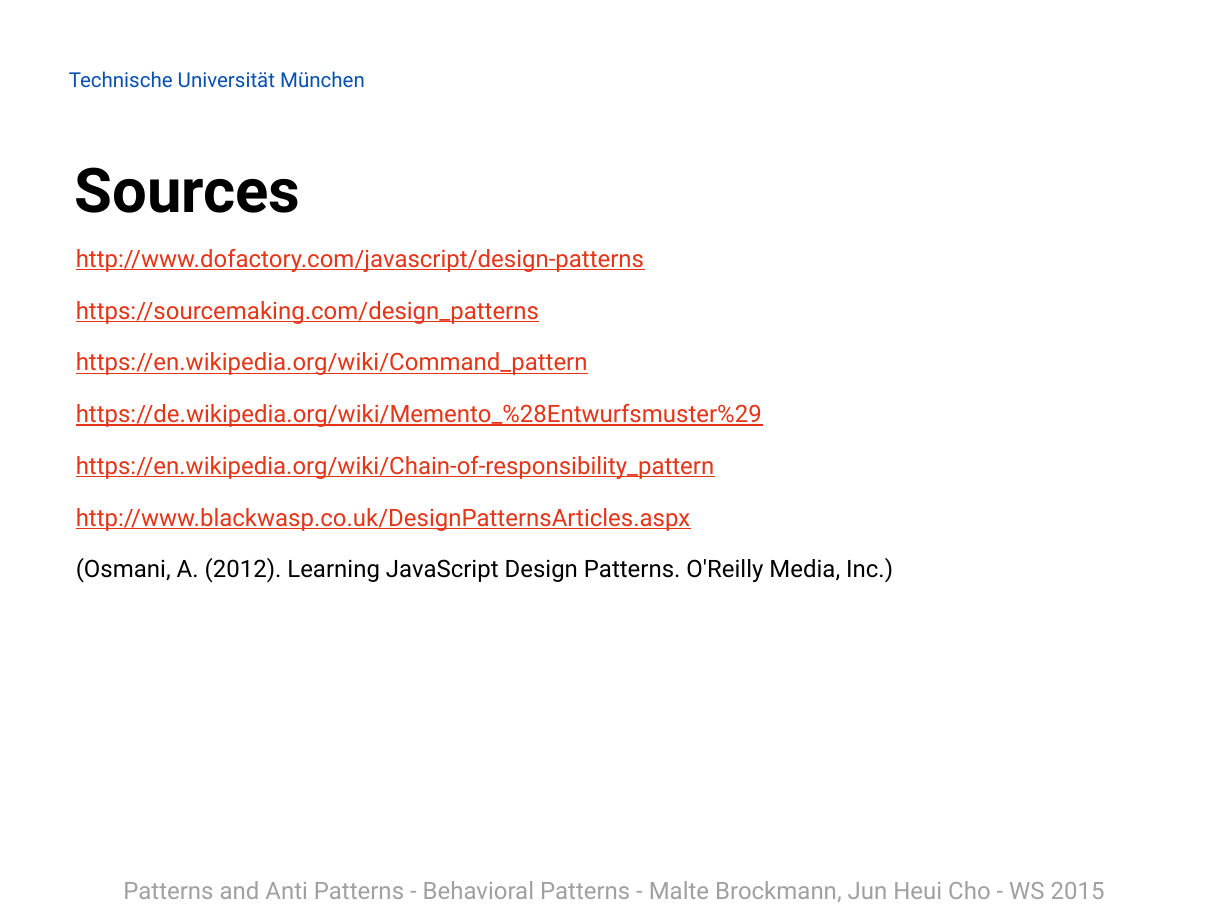
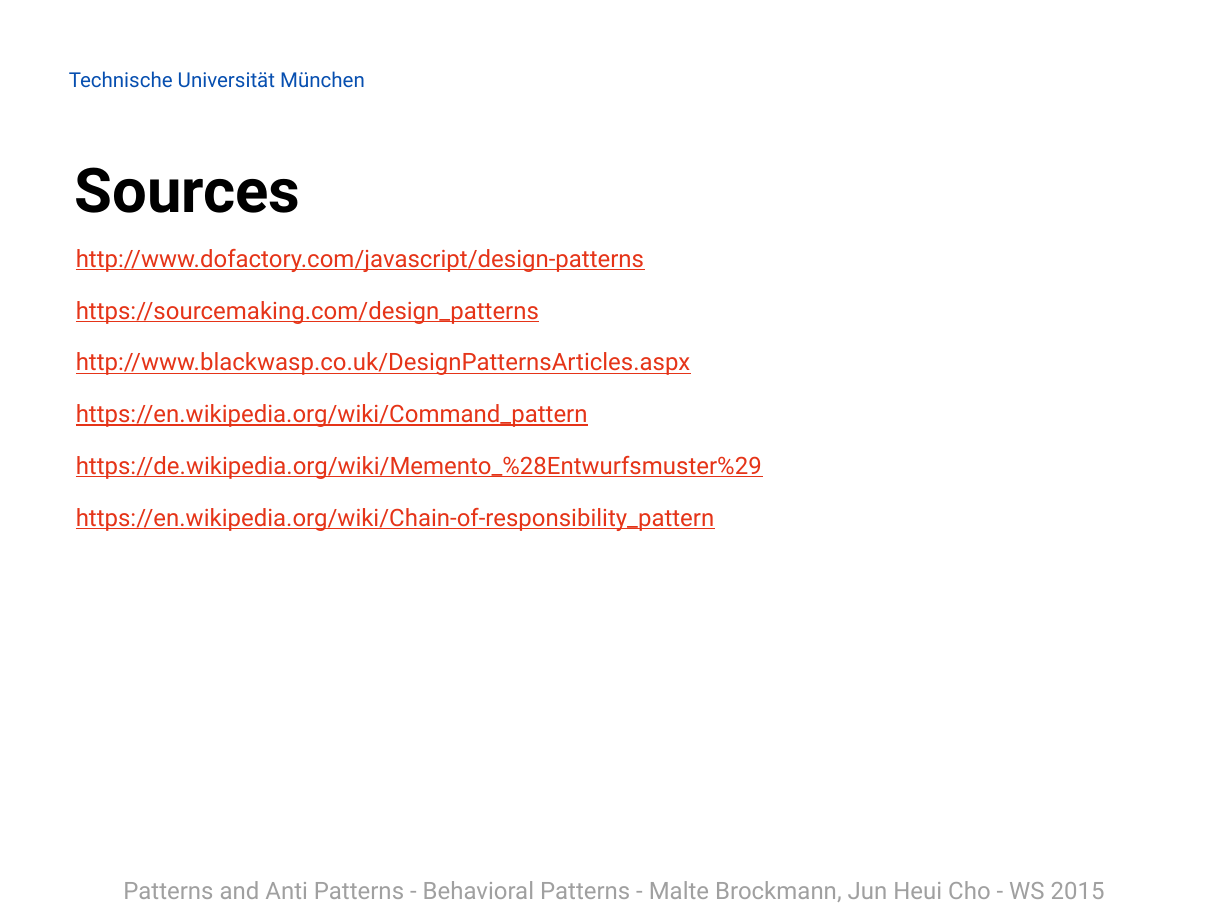
Before and after one commit to Painted6/Behavioral-design-patterns, a slide deck: slide 37 of Behavioral Patterns - JS Patterns and Anti Patterns.pptx (slide 33 before the commit). Drawn at 1232x924 pixels with LibreOffice and Linux fonts; fonts in the diff are those of the drawing; background and template pictures are left out. Boxes give left, top, right and bottom in pixels: in the first picture for what was removed or moved away, otherwise in the second. Text is boxed around its words. In the diff, an @@ line names an element or a change of style, - is before the commit and + after.

```diff
--- a/Behavioral Patterns - JS Patterns and Anti Patterns.pptx
+++ b/Behavioral Patterns - JS Patterns and Anti Patterns.pptx
@@ text at bbox=[76, 352, 690, 375]: paragraph added @@
+http://www.blackwasp.co.uk/DesignPatternsArticles.aspx
@@ text at bbox=[76, 508, 893, 583]: paragraphs removed @@
-http://www.blackwasp.co.uk/DesignPatternsArticles.aspx
-(Osmani, A. (2012). Learning JavaScript Design Patterns. O'Reilly Media, Inc.)
```
Also in this commit, not shown: 4 slides added.
